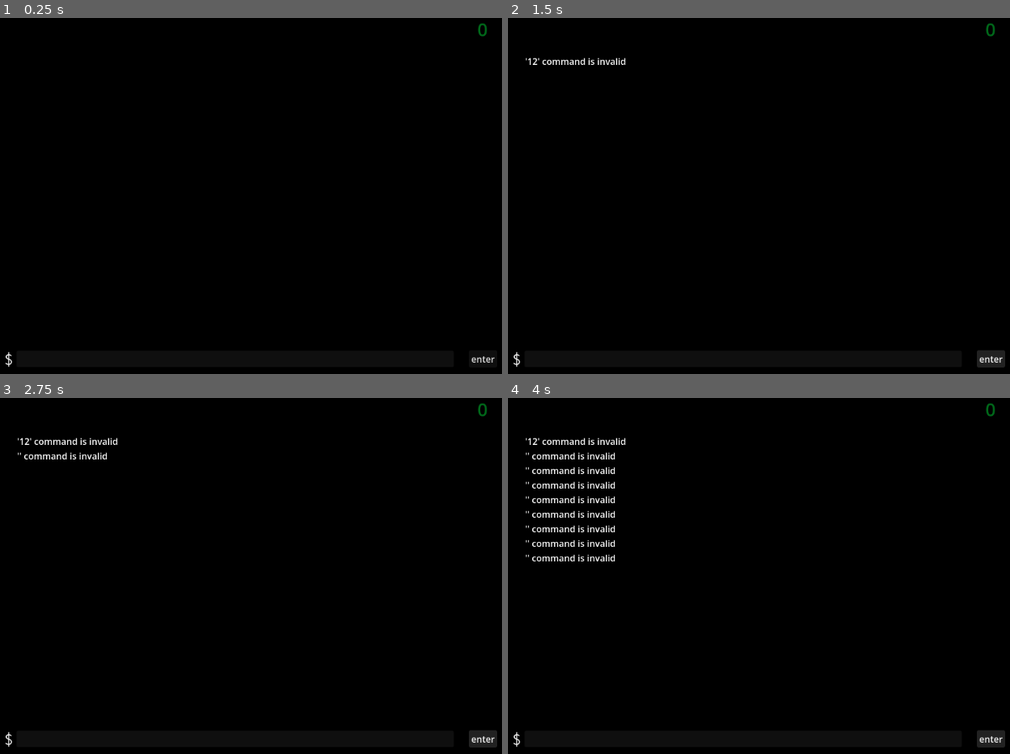
Above: before the commit, frames 1-4 (two rows, left to right).
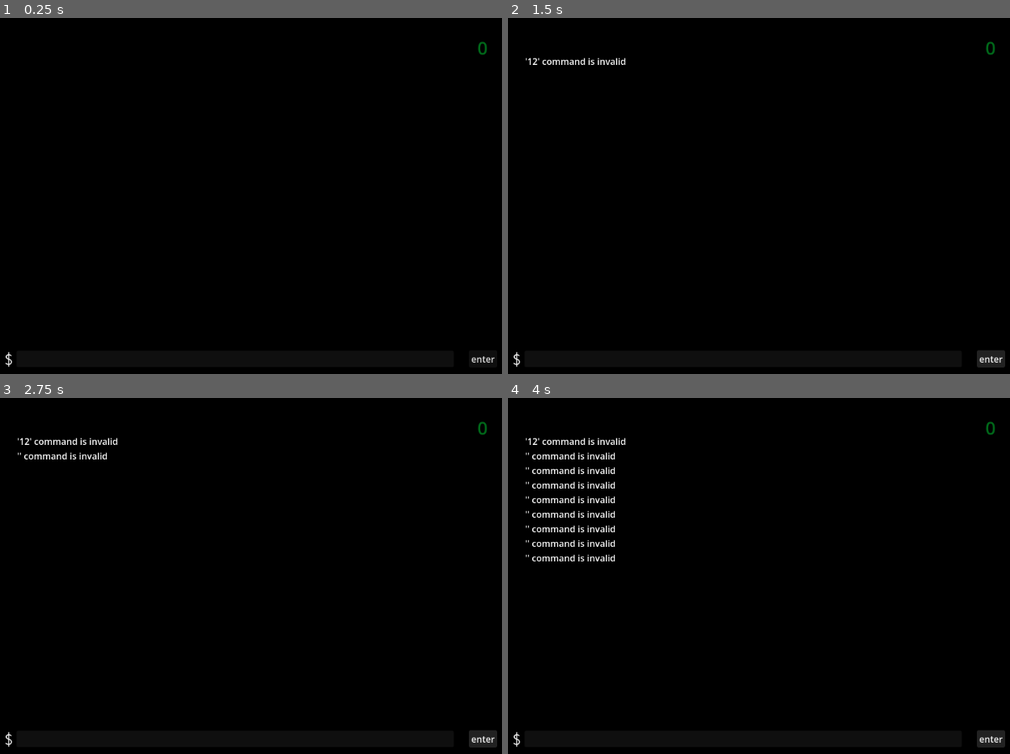
Above: after the commit, the same moments.

Repository: martinkuruzg-hue/hacking-cmd-game2
Game: Godot game, scene res://node_2d.tscn
Two runs of this game, one before a commit and one after it. Both use one fixed random seed, a clock stepped at 60 frames per second and the inputs below. The engine's default icon, where the game draws it, is replaced by a stand-in: a white triangle on a blue panel in a dark square.
Inputs (mouse positions are in pixels of both pictures, inside the frame that each line leads up to):
- Up to frame 1 (0.25 s): no input
- Up to frame 2 (1.5 s): click (743, 359) at 0.52 s; type "12" at 0.6 s; click "enter" at 1.25 s
- Up to frame 3 (2.75 s): click "enter" at 2 s
- Up to frame 4 (4 s): click "enter" at 2.75 s; tap Enter (ui_accept) at 3.5, 3.6, 3.77 s

The runs differ from the first frame. In frame 1, less than 0.1% of the frame differs, in the area x 95-98%, y 1-11%; in frame 2, less than 0.1%; in frame 3, less than 0.1%; in frame 4, less than 0.1%.

Commit message:
cmd alpha 3

Diff:
--- a/node_2d.gd
+++ b/node_2d.gd
@@ -2,14 +2,13 @@
 
 var texto : String
 var veces :int
-var lista_comandos = ['cd','cd .']
+var lista_comandos = ['cd','cd .','cd ~']
 var clear = ["clear", "cls"]
 var puntos: int
 
 # Called when the node enters the scene tree for the first time.
 func _ready() -> void:
 	pass # Replace with function body.
-
 
 # Called every frame. 'delta' is the elapsed time since the previous frame.
 func _process(delta: float) -> void:
@@ -22,7 +21,6 @@
 
 	if puntos <0:
 		puntos = 0
-
 
 func _on_button_pressed() -> void:
 	#Presionar boton virtual
@@ -59,7 +57,6 @@
 	else:
 		validar_comando()
 		veces = 0
-
 func validar_comando():
 	if texto in lista_comandos:
 		vaciar_cmd(texto)
--- a/node_2d.tscn
+++ b/node_2d.tscn
@@ -59,9 +59,9 @@
 
 [node name="Label3" type="Label" parent="." unique_id=1628337877]
 offset_left = 847.0
-offset_top = -21.0
+offset_top = 12.0
 offset_right = 1022.0
-offset_bottom = 84.0
+offset_bottom = 117.0
 label_settings = SubResource("LabelSettings_q6r6c")
 
 [connection signal="resized" from="Label" to="." method="_on_label_resized"]
--- a/project.godot
+++ b/project.godot
@@ -15,6 +15,15 @@
 config/features=PackedStringArray("4.6", "Forward Plus")
 config/icon="res://icon.svg"
 
+[input]
+
+ui_accept={
+"deadzone": 0.5,
+"events": [Object(InputEventKey,"resource_local_to_scene":false,"resource_name":"","device":0,"window_id":0,"alt_pressed":false,"shift_pressed":false,"ctrl_pressed":false,"meta_pressed":false,"pressed":false,"keycode":4194309,"physical_keycode":0,"key_label":0,"unicode":0,"location":0,"echo":false,"script":null)
+, Object(InputEventKey,"resource_local_to_scene":false,"resource_name":"","device":0,"window_id":0,"alt_pressed":false,"shift_pressed":false,"ctrl_pressed":false,"meta_pressed":false,"pressed":false,"keycode":4194310,"physical_keycode":0,"key_label":0,"unicode":0,"location":0,"echo":false,"script":null)
+]
+}
+
 [physics]
 
 3d/physics_engine="Jolt Physics"
